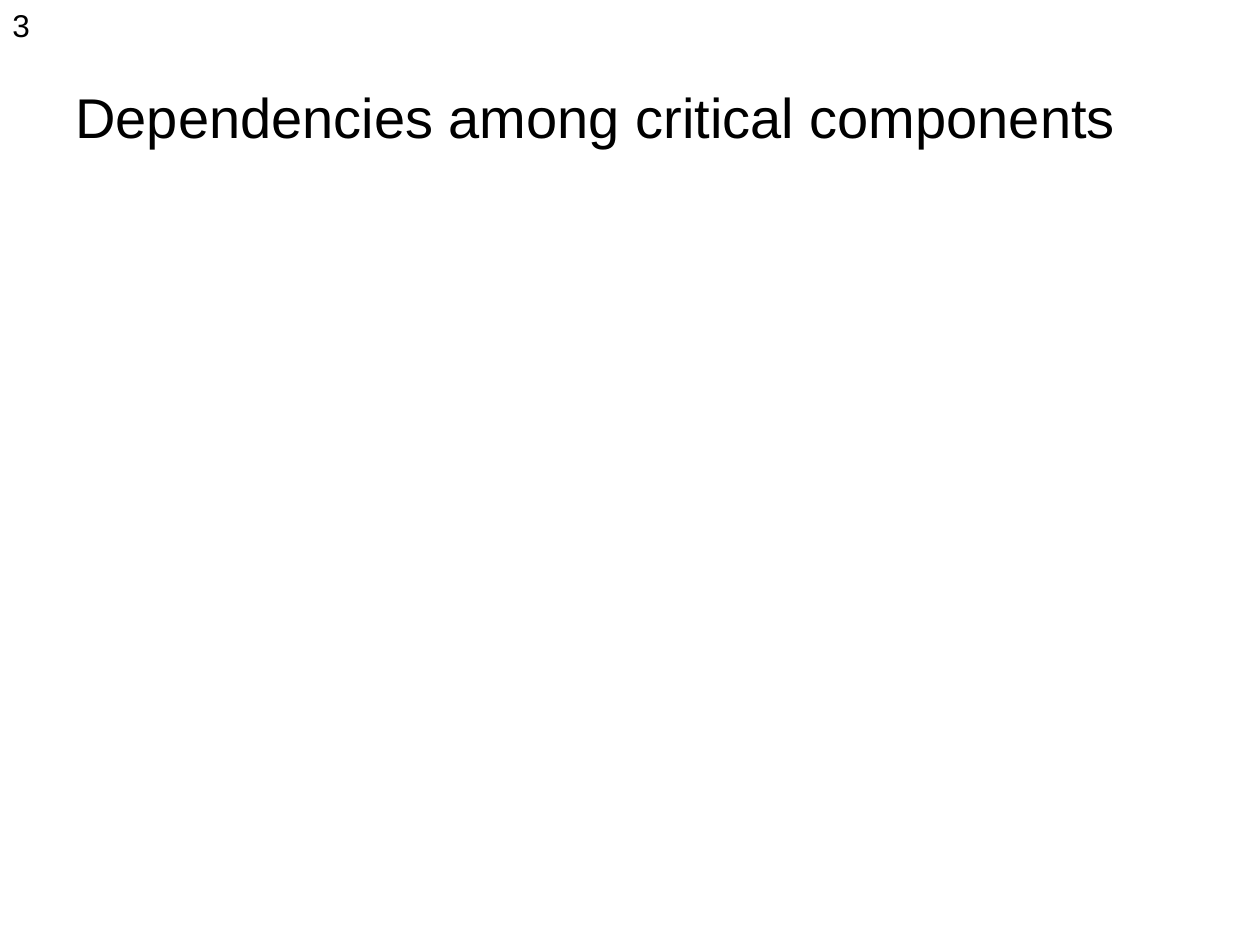
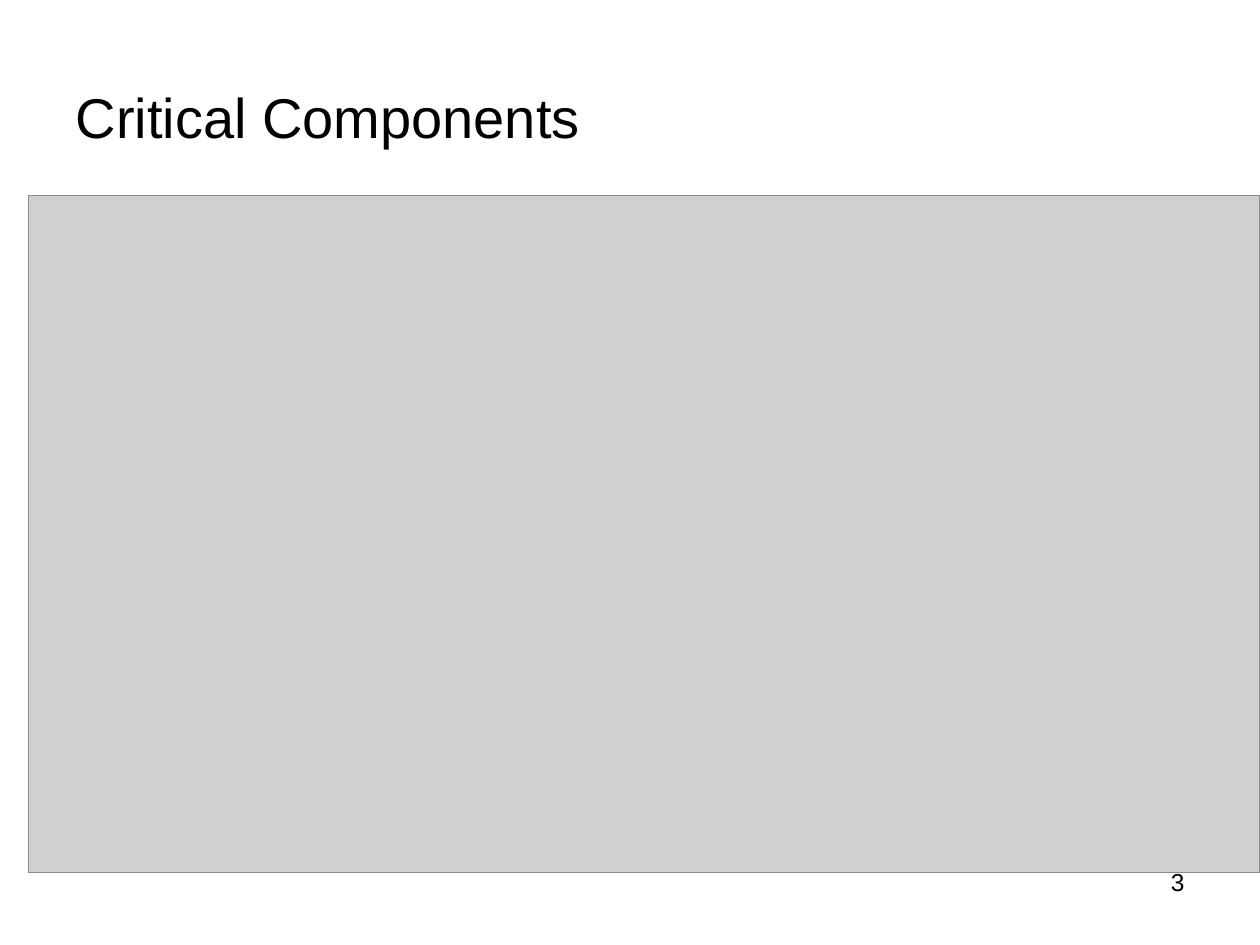
Before and after one commit to pavelgrib/SE_CW1, a slide deck: slide 5 of jmva_presentation.pptx (slide 4 before the commit). Drawn at 1260x945 pixels with LibreOffice and Linux fonts; fonts in the diff are those of the drawing; grey boxes stand for pictures; background and template pictures are left out. Boxes give left, top, right and bottom in pixels: in the first picture for what was removed or moved away, otherwise in the second. Text is boxed around its words. In the diff, an @@ line names an element or a change of style, - is before the commit and + after.

```diff
--- a/jmva_presentation.pptx
+++ b/jmva_presentation.pptx
@@ title at [76,97,579,149]: text changed @@
-Dependencies among critical components
+Critical Components
@@ picture added at [29,195,1260,872] @@
@@ text "3": place and size @@
-text "3" at [12,15,30,38]
+text "3" at [1171,871,1185,892]
@@ text "3" at [1171,871,1185,892]: size 18 to 14 pt; alignment left to right @@
```
Also in this commit, not shown: 7 other slides changed, 1 slide added, 1 slide removed.
